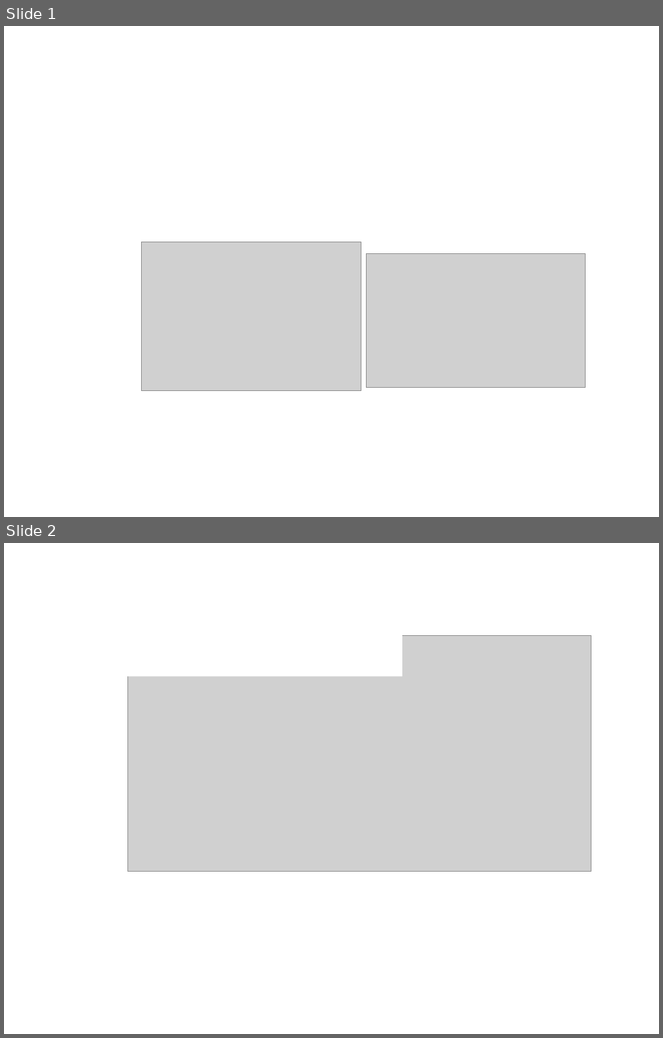
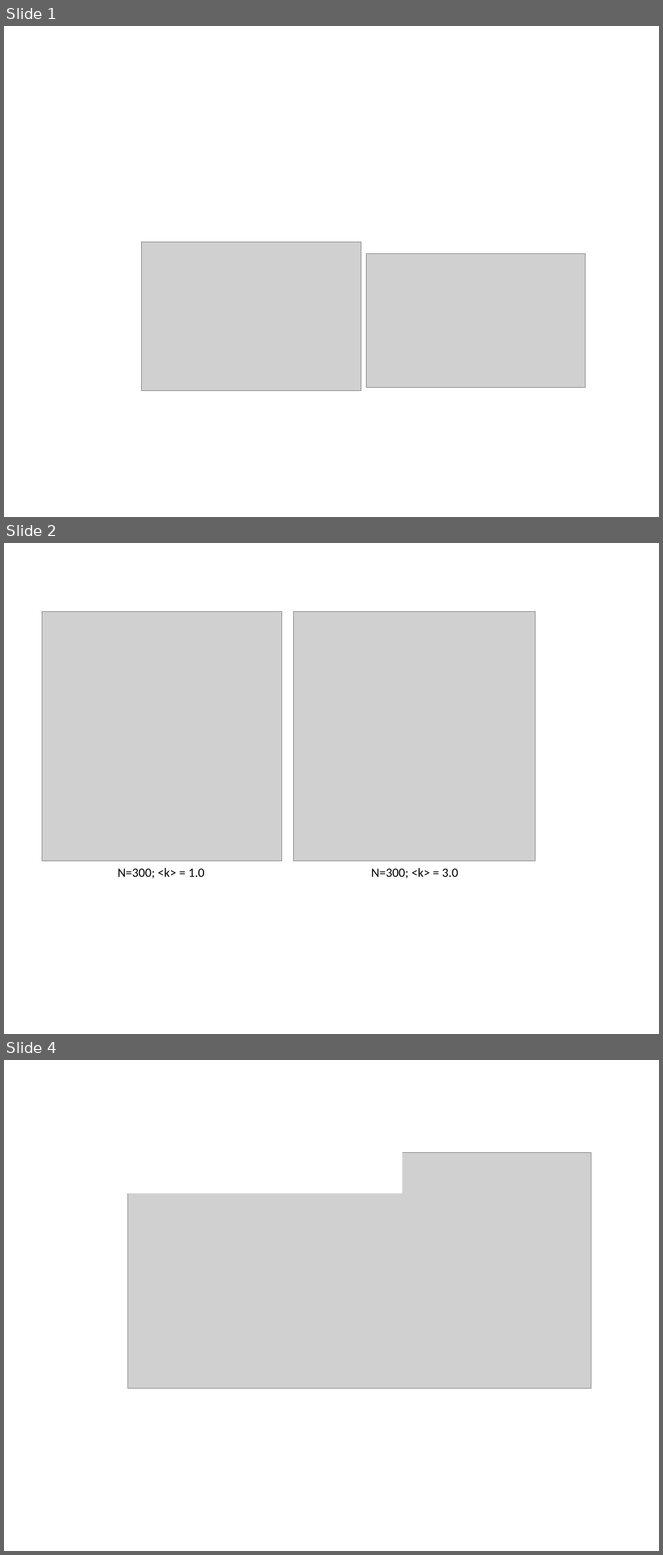
Before and after one commit to GuilleUCM/SOC, a slide deck: images/paraEsquemasYFiguras.pptx. Shown one above the other, each under a label of ours: slides 1 and 2 before the commit, slides 1, 2 and 4 after it; the slides between them are not shown. The pictures are 663x1038 and 663x1555 pixels, drawn with LibreOffice and Linux fonts; fonts in the diff are those of the drawing; grey boxes stand for pictures. Boxes give left, top, right and bottom in pixels: in the first picture for what was removed or moved away, otherwise in the second. Text is boxed around its words. In the diff, an @@ line names an element or a change of style, - is before the commit and + after.

```diff
--- a/images/paraEsquemasYFiguras.pptx
+++ b/images/paraEsquemasYFiguras.pptx
@@ slide 2 added at (x1=4, y1=543, x2=659, y2=1034), background #FFFFFF @@
@@ picture added at (x1=42, y1=612, x2=281, y2=861) @@
@@ picture added at (x1=294, y1=612, x2=535, y2=861) @@
@@ text added at (x1=118, y1=868, x2=205, y2=878), 14 pt, text #000000 @@
+N=300; <k> = 1.0
@@ text added at (x1=371, y1=868, x2=458, y2=879), 14 pt, text #000000 @@
+N=300; <k> = 3.0
@@ what was slide 2 is now slide 4 @@
```
Also in this commit, not shown: 1 other slide added, 5 other files.
